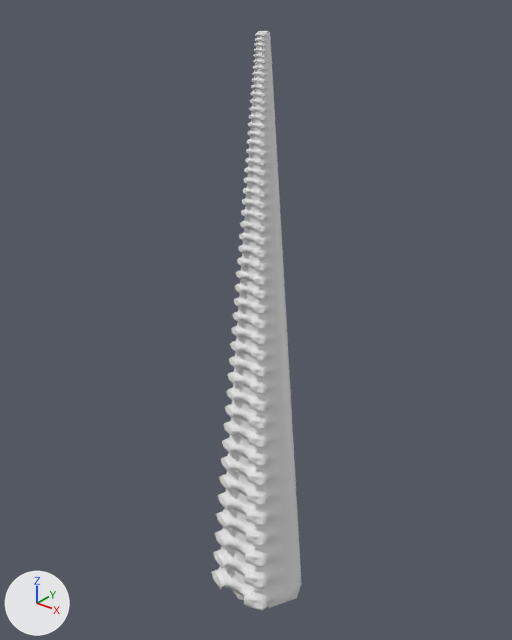
Before and after pictures for a commit that changed the Blender file Assets/Modelagens 3D/Modelagem_Cenário/PI_Construtores_Tentaculo Fundo de Cenario.blend.
Before and after are seen from a camera (50 mm lens) standing at (12.54, -15.99, 20.82) and looking at (-0.38, 0.16, 10.8). Arrows for +X, +Y and +Z are at lower left; the lights stay in place. The picture after the commit comes second.
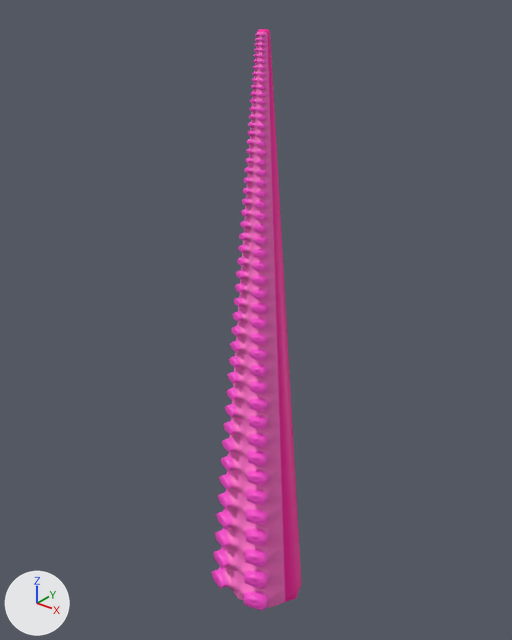
Diff of the bpy script that builds the scene:
```diff
--- a/Assets/Modelagens 3D/Modelagem_Cenário/PI_Construtores_Tentaculo Fundo de Cenario.blend.py
+++ b/Assets/Modelagens 3D/Modelagem_Cenário/PI_Construtores_Tentaculo Fundo de Cenario.blend.py
@@ img_tentaculo_2 @@
+img_tentaculo_2 = load_image('Tentaculo 2', '_unpacked/Tentaculo_2', 1024, 1024, 'sRGB')
@@ mat_material @@
+mat_material = principled_material('Material')
+mat_material.texture = img_tentaculo_2
@@ me_circle @@
 # used by ob_circle; location = (0.0, 0.0, 0.0); scale = (1.68, 1.37, 0.999)
-me_circle.from_pydata(...)  # 5501 vertices, 8054 faces; spans x -1.0..1.0, y -1.3..1.0, z 0.0..19.5
+me_circle.from_pydata(...)  # 5168 vertices, 6072 faces; spans x -1.0..1.0, y -1.3..1.0, z 0.0..19.6
+# me_circle part 1: 81 vertices moved within x -0.4..0.4, y -0.3..0.0, z 12.3..19.5; 336 vertices removed from x -0.9..0.9, y -0.6..0.1, z 0.3..19.5; 3 vertices added at x -0.8..0.8, y -0.4..0.0, z 0.0..19.6
+# me_circle part 2: 3833 faces spanning x -1.0..1.0, y -1.3..1.0, z 0.0..19.5 switch from no material to mat_material (picture img_tentaculo_2)
```

Pixel boxes [x1, y1, x2, y2] of what changed, in the pictures (512 x 640 px):
'Circle', reshaped: before [211, 31, 302, 610]; after [211, 29, 302, 610]
part 1 of me_circle, reshaped: before [226, 31, 296, 604]; after [240, 29, 293, 607]
part 2 of me_circle, recoloured (white to pink): [212, 32, 302, 610] in both
